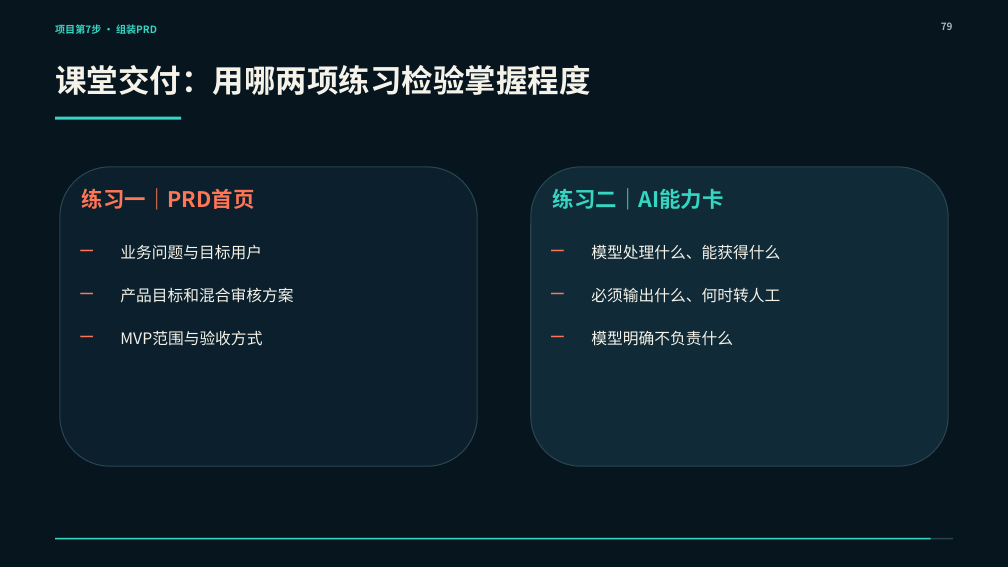
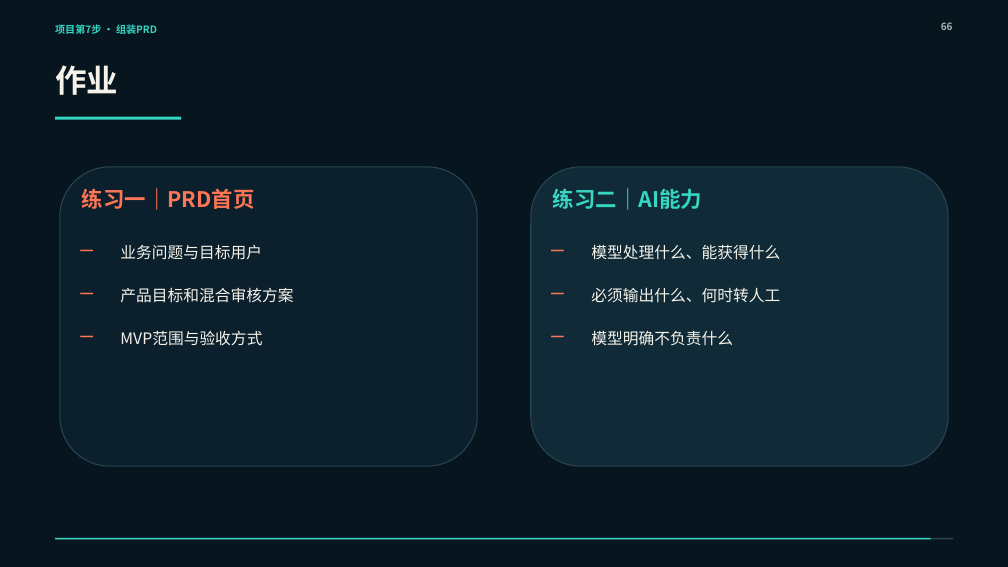
Before and after one commit to zhangkai2237/AI-Course, a slide deck: slide 66 of 课程生产/第一阶段/第10课_AI产品方案与PRD设计实战_重做工作区/第10课_正式PPT_教学主线修订版.pptx (slide 79 before the commit). Drawn at 1008x567 pixels with LibreOffice and Linux fonts; fonts in the diff are those of the drawing. Boxes give left, top, right and bottom in pixels: in the first picture for what was removed or moved away, otherwise in the second. Text is boxed around its words. In the diff, an @@ line names an element or a change of style, - is before the commit and + after.

```diff
--- a/课程生产/第一阶段/第10课_AI产品方案与PRD设计实战_重做工作区/第10课_正式PPT_教学主线修订版.pptx
+++ b/课程生产/第一阶段/第10课_AI产品方案与PRD设计实战_重做工作区/第10课_正式PPT_教学主线修订版.pptx
@@ page number at (941,22,953,30): text changed @@
-79
+66
@@ text at (55,65,118,95): text changed @@
-课堂交付：用哪两项练习检验掌握程度
+作业
@@ text at (553,188,702,210): text changed @@
-练习二｜AI能力卡
+练习二｜AI能力
```
Also in this commit, not shown: 8 other slides changed, 15 slides removed, 3 other files.
